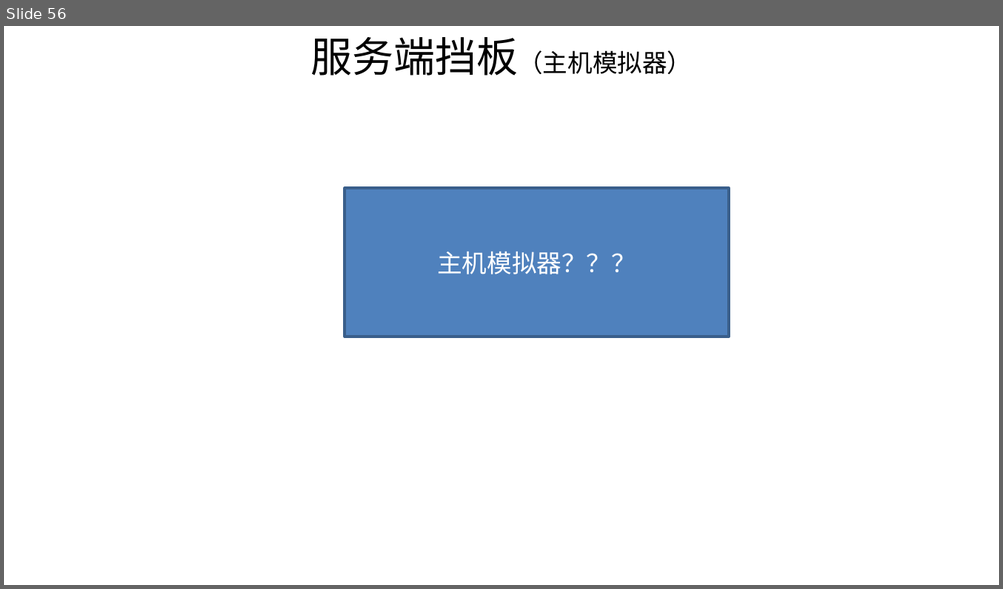
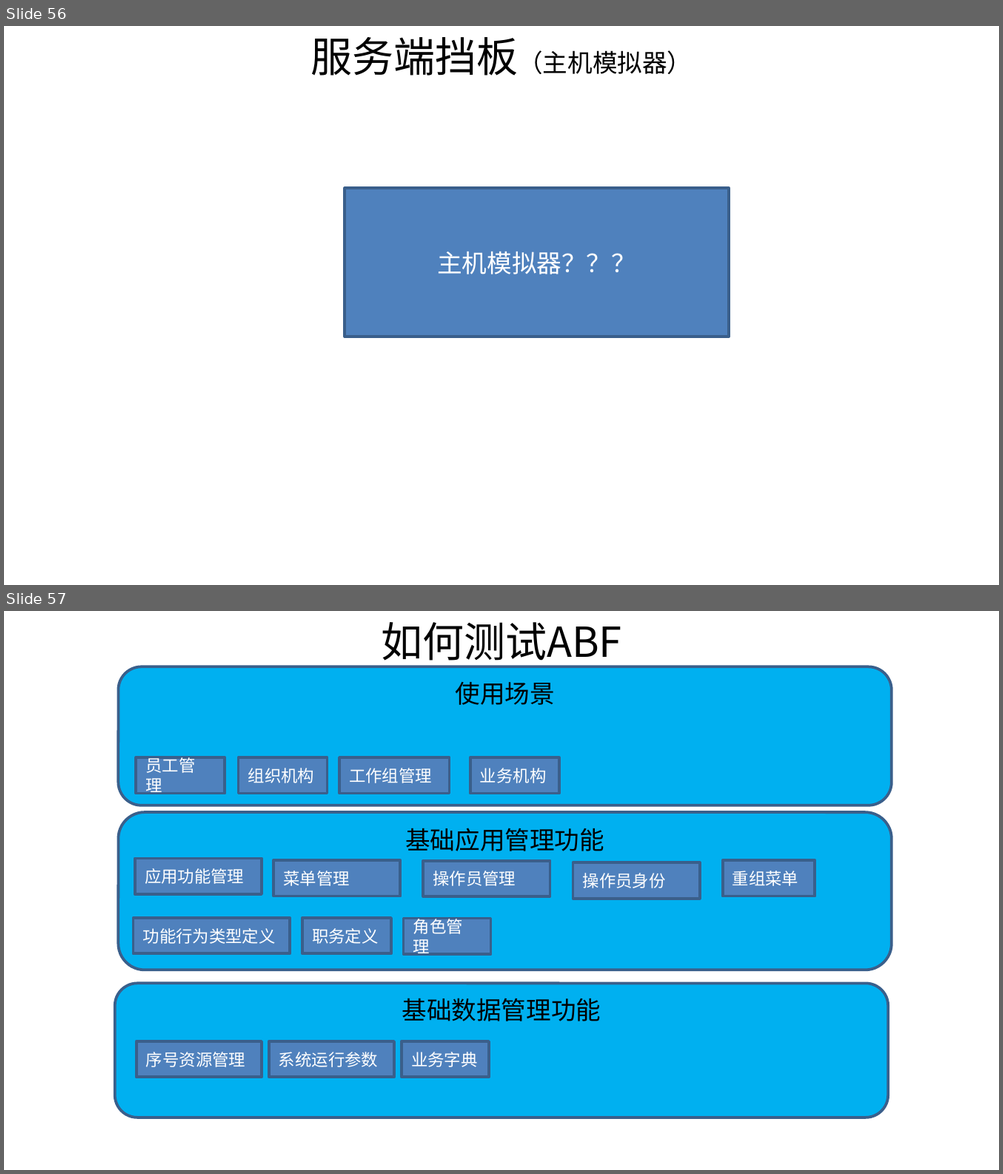
Before and after one commit to shiyunlai/tistools, a slide deck: readme/TIStools.pptx. Shown one above the other, each under a label of ours: slide 56 before the commit, slides 56 and 57 after it. The pictures are 1003x589 and 1003x1174 pixels, drawn with LibreOffice and Linux fonts; fonts in the diff are those of the drawing. Boxes give left, top, right and bottom in pixels: in the first picture for what was removed or moved away, otherwise in the second. Text is boxed around its words. In the diff, an @@ line names an element or a change of style, - is before the commit and + after.

Commit message:
记录

```diff
--- a/readme/TIStools.pptx
+++ b/readme/TIStools.pptx
@@ slide 57 added at (4,611,999,1170), background #FFFFFF @@
@@ text added at (381,622,622,668), 30 pt, text #000000 @@
+如何测试ABF
@@ rounded rectangle added at (119,667,891,806), fill #00B0F0, outline #3A5F8C 2 pt, 18 pt, text #000000 @@
+使用场景
@@ rectangle added at (136,758,225,793), fill #4F81BD, outline #3A5F8C 2 pt, 12 pt, text #FFFFFF @@
+员工管理
@@ rectangle added at (238,758,326,793), fill #4F81BD, outline #3A5F8C 2 pt, 12 pt, text #FFFFFF @@
+组织机构
@@ rectangle added at (339,758,449,793), fill #4F81BD, outline #3A5F8C 2 pt, 12 pt, text #FFFFFF @@
+工作组管理
@@ rectangle added at (470,758,559,793), fill #4F81BD, outline #3A5F8C 2 pt, 12 pt, text #FFFFFF @@
+业务机构
@@ rounded rectangle added at (119,813,891,971), fill #00B0F0, outline #3A5F8C 2 pt, 18 pt, text #000000 @@
+基础应用管理功能
@@ rectangle added at (135,859,262,894), fill #4F81BD, outline #3A5F8C 2 pt, 12 pt, text #FFFFFF @@
+应用功能管理
@@ rectangle added at (273,860,400,897), fill #4F81BD, outline #3A5F8C 2 pt, 12 pt, text #FFFFFF @@
+菜单管理
@@ rectangle added at (423,860,549,897), fill #4F81BD, outline #3A5F8C 2 pt, 12 pt, text #FFFFFF @@
+操作员管理
@@ rectangle added at (573,863,699,898), fill #4F81BD, outline #3A5F8C 2 pt, 12 pt, text #FFFFFF @@
+操作员身份
@@ rectangle added at (722,860,814,897), fill #4F81BD, outline #3A5F8C 2 pt, 12 pt, text #FFFFFF @@
+重组菜单
@@ rectangle added at (134,918,290,954), fill #4F81BD, outline #3A5F8C 2 pt, 12 pt, text #FFFFFF @@
+功能行为类型定义
@@ rectangle added at (302,918,391,954), fill #4F81BD, outline #3A5F8C 2 pt, 12 pt, text #FFFFFF @@
+职务定义
@@ rectangle added at (403,918,490,954), fill #4F81BD, outline #3A5F8C 2 pt, 12 pt, text #FFFFFF @@
+角色管理
@@ rounded rectangle added at (114,984,887,1118), fill #00B0F0, outline #3A5F8C 2 pt, 18 pt, text #000000 @@
+基础数据管理功能
@@ rectangle added at (136,1042,262,1077), fill #4F81BD, outline #3A5F8C 2 pt, 12 pt, text #FFFFFF @@
+序号资源管理
@@ rectangle added at (269,1042,394,1077), fill #4F81BD, outline #3A5F8C 2 pt, 12 pt, text #FFFFFF @@
+系统运行参数
@@ rectangle added at (401,1042,489,1077), fill #4F81BD, outline #3A5F8C 2 pt, 12 pt, text #FFFFFF @@
+业务字典
```
